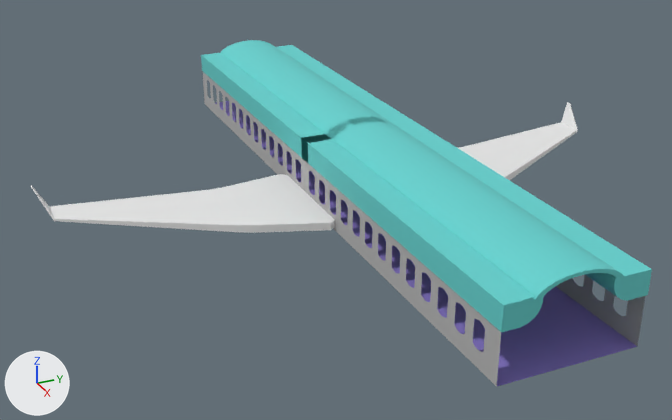
Renders of the OBJ model Assets/plane.obj from each side of a commit.
Both versions are drawn from a 50 mm camera at (54.4, -21.8, 21.6) aimed at (9.9, -1.8, -0.7). Arrows for +X, +Y and +Z are at lower left; the lights stay in place. Where no turn or scale is listed for an object, it has been applied to the vertices.

Names of what the first picture shows: 'Cabin_Luggage_2_Cylinder.002', 'Cabin_Luggage_3_Cylinder.006', 'Cabin_Luggage_4_Cylinder.007', 'Cabin_Luggage_Cylinder.001', 'Roof_2.001_Plane.006', 'Roof_2_Cylinder.005', 'Roof_Cylinder.003', 'Wall_3_Plane.004', 'Wall_4_Plane.005', 'Wall_Plane.001', 'Wing_Left.001_Cube.010', 'Wing_Left_Cube.009'.
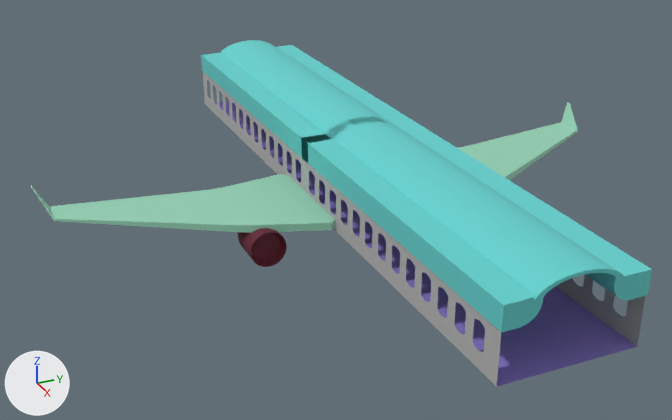
Changed parts and their boxes (x1, y1, x2, y2) in the pictures (672 x 420 px):
'Wing_Left.001_Cube.010', recoloured (white to green)
    both: (31, 174, 335, 233)
'Wing_Left_Cube.009', recoloured (white to green)
    both: (458, 102, 578, 180)
'Cylinder.001_Cylinder.009', added
    after: (238, 228, 287, 267)

What the commit changed:
Material 'Material.005' (mat_material_005) is new.
Its base color is (0.301, 0.64, 0.465) (green #95d1b6).
Its roughness is 0.69.
Material 'Material.004' (mat_material_004) is new.
Its base color is (0.122, 0.00932, 0.0275) (dark red #62182e).
Its roughness is 0.69.
me_wing_left_001_cube_010 has 40 vertices, 42 faces and spans x 5.11..13.81, y -17.77..-3.5, z 0.14..1.78.
me_wing_left_001_cube_010 no longer uses material mat_none (white #e7e7e7).
me_wing_left_001_cube_010 now uses material mat_material_005 (green #95d1b6).
me_wing_left_cube_009 has 40 vertices, 42 faces and spans x 5.11..13.81, y 3.49..17.77, z 0.14..1.78.
me_wing_left_cube_009 no longer uses material mat_none (white #e7e7e7).
me_wing_left_cube_009 now uses material mat_material_005 (green #95d1b6).
Mesh me_cylinder_001_cylinder_009 is new.
It has 160 vertices, 130 faces and spans x 8.86..13.2, y -8.11..-6.11, z -1.59..0.41.
It uses material mat_material_004 (dark red #62182e).
Object 'Cylinder.001_Cylinder.009' (ob_cylinder_001_cylinder_009) is new; it shows me_cylinder_001_cylinder_009.
Its location is (0.0, 0.0, 0.0).
